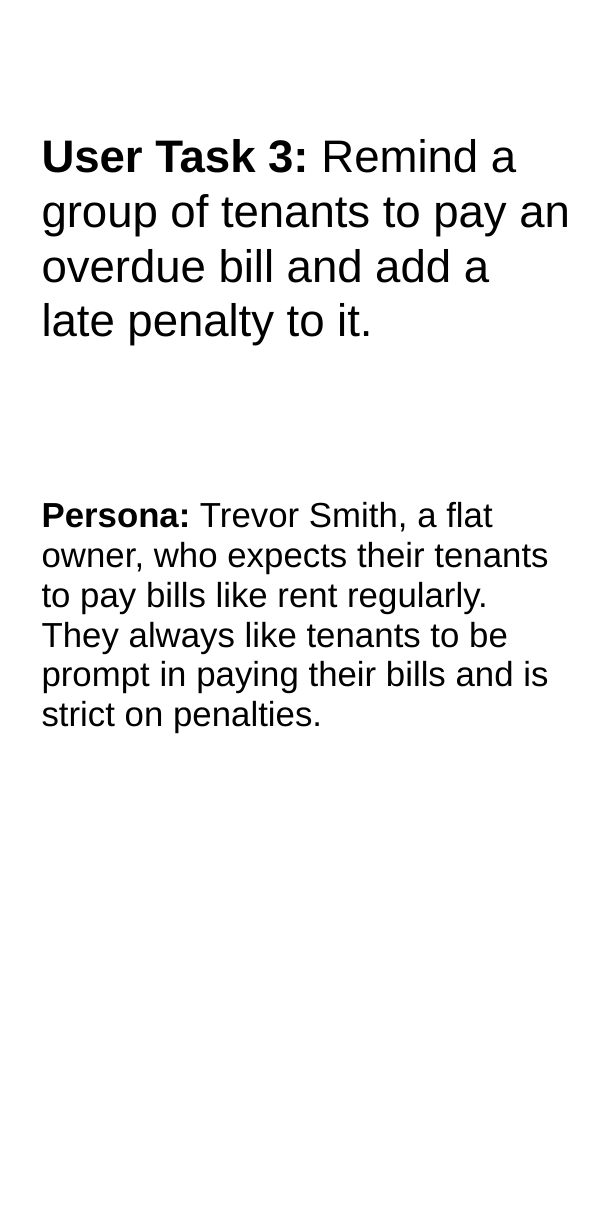
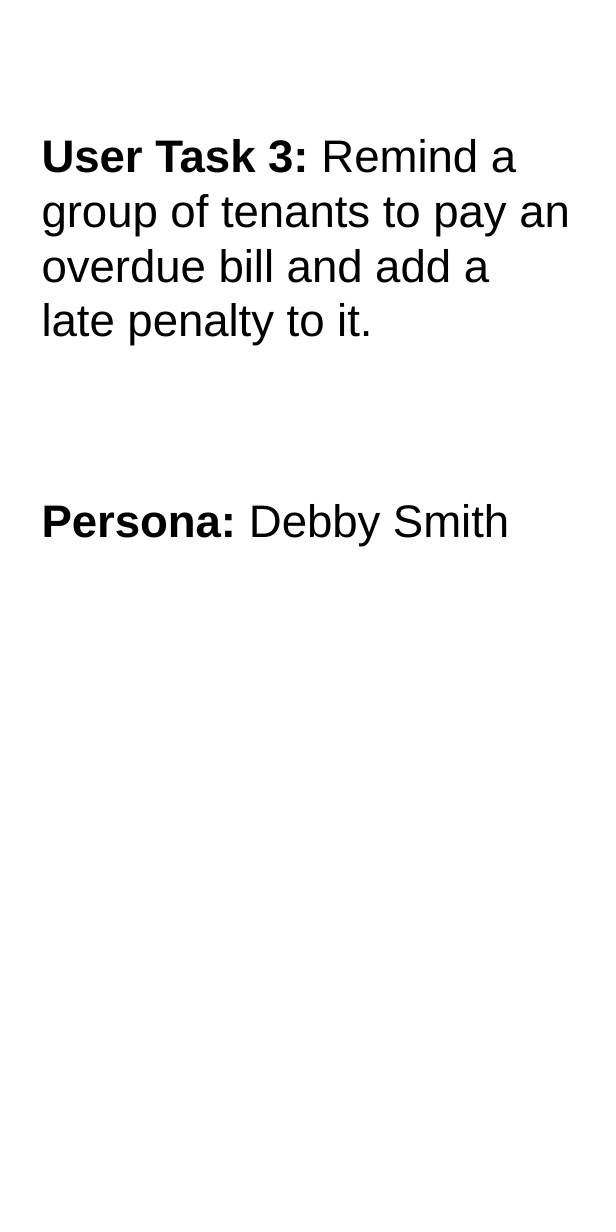
Before and after one commit to SolidCaterpillar/SWEN303-Group-Project-Part-1, a slide deck: slide 12 of Cognitive_Presentations/Cognitive_Walkthrough_PPT_by_Ricky.pptx (slide 29 before the commit). Drawn at 616x1232 pixels with LibreOffice and Linux fonts; fonts in the diff are those of the drawing. Boxes give left, top, right and bottom in pixels: in the first picture for what was removed or moved away, otherwise in the second. Text is boxed around its words. In the diff, an @@ line names an element or a change of style, - is before the commit and + after.

```diff
--- a/Cognitive_Presentations/Cognitive_Walkthrough_PPT_by_Ricky.pptx
+++ b/Cognitive_Presentations/Cognitive_Walkthrough_PPT_by_Ricky.pptx
@@ text at bbox=[42, 504, 509, 546]: text changed; size 12.2 to 16 pt @@
-Persona: Trevor Smith, a flat owner, who expects their tenants to pay bills like rent regularly. They always like tenants to be prompt in paying their bills and is strict on penalties.
+Persona: Debby Smith
```
Also in this commit, not shown: 1 other slide changed, 5 slides added, 18 slides removed.
